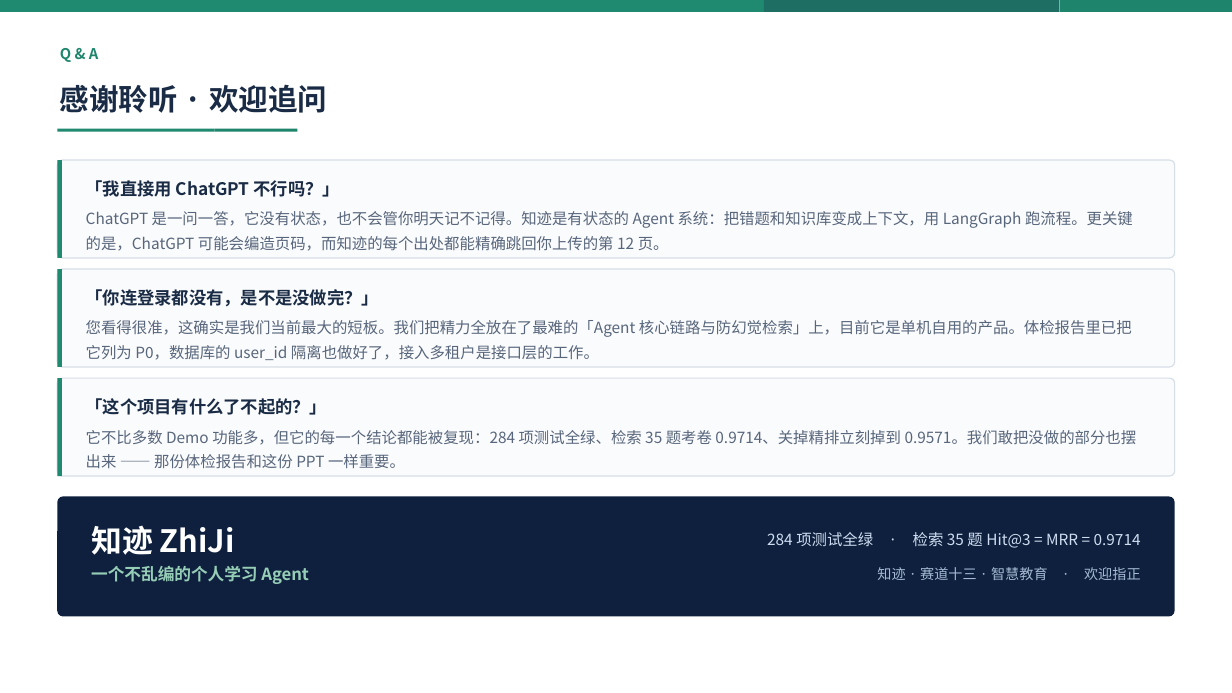
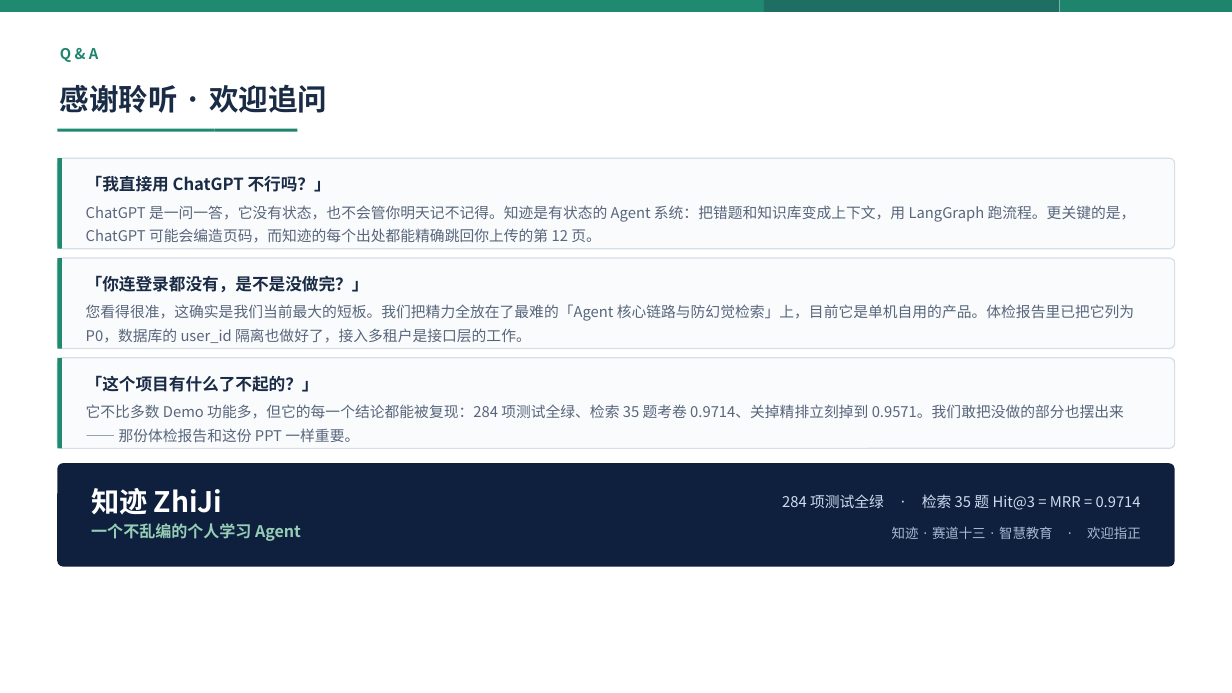
Before and after one commit to Baicaicn23/StudyGraph, a slide deck: slide 10 of docs/作品集/参赛/知迹答辩/知迹答辩.pptx. Drawn at 1232x693 pixels with LibreOffice and Linux fonts; fonts in the diff are those of the drawing. Boxes give left, top, right and bottom in pixels: in the first picture for what was removed or moved away, otherwise in the second. Text is boxed around its words. In the diff, an @@ line names an element or a change of style, - is before the commit and + after.

Commit message:
fix(参赛): 底部结论条改浅色并下移，修 p04/p08 内容被遮挡
用户反馈准确：结论条不是"有时候"遮挡，是 p04 与 p08 确实被遮。
实测多数页内容最低 6.58in，结论条在 5.94–6.68in，必然重叠 0.64in
（lint_deck 只查"完全盖住"，部分遮挡不报，得自己量 top+height）。

改动：
- 深蓝大块 → 浅灰绿条（浅底 + 浅描边 + 深绿左色条 + 深绿标签 + 深色正文）
- 高度 0.74 → 0.40in，位置 5.94 → 6.62in（各页内容最低点之下）
- p10 品牌落款块保留深色（与封面对称），但上移压扁不超界
- p10 三张问答卡 1.06 → 0.98in 收紧

验证：p04 界面截图与 p08 缺陷卡文字完整显示；
lint_deck 的 OVERFLOW/OCCLUSION/LOW CONTRAST 计数 0

```diff
--- a/docs/作品集/参赛/知迹答辩/知迹答辩.pptx
+++ b/docs/作品集/参赛/知迹答辩/知迹答辩.pptx
@@ rounded rectangle: place and size @@
-rounded rectangle at (57, 160, 1175, 258)
+rounded rectangle at (57, 158, 1175, 249)
@@ rectangle: place and size @@
-rectangle at (57, 160, 62, 258)
+rectangle at (57, 158, 62, 249)
@@ rounded rectangle: place and size @@
-rounded rectangle at (57, 269, 1175, 367)
+rounded rectangle at (57, 258, 1175, 348)
@@ rectangle: place and size @@
-rectangle at (57, 269, 62, 367)
+rectangle at (57, 258, 62, 348)
@@ text "「你连登录都没有，是不是没做完？」": place and size @@
-text "「你连登录都没有，是不是没做完？」" at (86, 289, 379, 307)
+text "「你连登录都没有，是不是没做完？」" at (86, 275, 369, 292)
@@ text "您看得很准，这确实是我们当前最大的短板。我们把精力全放在了最难的「Agent 核心链路与防幻觉检索」上，目前它是单机自用 ...": place and size @@
-text "您看得很准，这确实是我们当前最大的短板。我们把精力全放在了最难的「Agent 核心链路与防幻觉检索」上，目前它是单机自用 ..." at (86, 320, 1132, 360)
+text "您看得很准，这确实是我们当前最大的短板。我们把精力全放在了最难的「Agent 核心链路与防幻觉检索」上，目前它是单机自用 ..." at (86, 304, 1134, 343)
@@ rounded rectangle: place and size @@
-rounded rectangle at (57, 378, 1175, 476)
+rounded rectangle at (57, 358, 1175, 448)
@@ rectangle: place and size @@
-rectangle at (57, 378, 62, 476)
+rectangle at (57, 358, 62, 448)
@@ size 13.5 to 13 pt in 3 elements at (86, 175, 331, 192), (86, 275, 369, 292), (86, 375, 319, 392) @@
@@ text "「这个项目有什么了不起的？」": place and size @@
-text "「这个项目有什么了不起的？」" at (86, 398, 327, 415)
+text "「这个项目有什么了不起的？」" at (86, 375, 319, 392)
@@ size 12 to 11.5 pt; line spacing 1.34 to 1.32 in 3 elements at (86, 205, 1136, 242), (86, 304, 1134, 343), (86, 404, 1124, 443) @@
@@ text "它不比多数 Demo 功能多，但它的每一个结论都能被复现：284 项测试全绿、检索 35 ...": place and size @@
-text "它不比多数 Demo 功能多，但它的每一个结论都能被复现：284 项测试全绿、检索 35 ..." at (86, 430, 1137, 469)
+text "它不比多数 Demo 功能多，但它的每一个结论都能被复现：284 项测试全绿、检索 35 ..." at (86, 404, 1124, 443)
@@ proportions changed in 4 elements at (57, 158, 1175, 249), (57, 258, 1175, 348), (57, 358, 1175, 448), (57, 463, 1175, 567) @@
@@ rounded rectangle: place and size @@
-rounded rectangle at (57, 496, 1175, 616)
+rounded rectangle at (57, 463, 1175, 567)
@@ text "知迹 ZhiJi": place and size @@
-text "知迹 ZhiJi" at (91, 525, 235, 555)
+text "知迹 ZhiJi" at (91, 488, 222, 514)
@@ text "知迹 ZhiJi" at (91, 488, 222, 514): size 24 to 22 pt @@
@@ text "284 项测试全绿 · 检索 35 ...": place and size @@
-text "284 项测试全绿 · 检索 35 ..." at (767, 532, 1141, 580)
+text "284 项测试全绿 · 检索 35 ..." at (782, 494, 1141, 539)
@@ text "284 项测试全绿 · 检索 35 ..." at (782, 494, 1141, 539): size 12 to 11.5 pt in "284 项测试全绿 · 检索 35 题 Hit@3 ..."; size 11 to 10.5 pt in "知迹 · 赛道十三 · 智慧教育 · 欢迎指正"; line spacing 1.5 to 1.46 @@
@@ text "一个不乱编的个人学习 Agent": place and size @@
-text "一个不乱编的个人学习 Agent" at (91, 566, 309, 584)
+text "一个不乱编的个人学习 Agent" at (91, 523, 301, 541)
@@ text "一个不乱编的个人学习 Agent" at (91, 523, 301, 541): size 13 to 12.5 pt @@
```
Also in this commit, not shown: 8 other slides changed, 2 other files.
